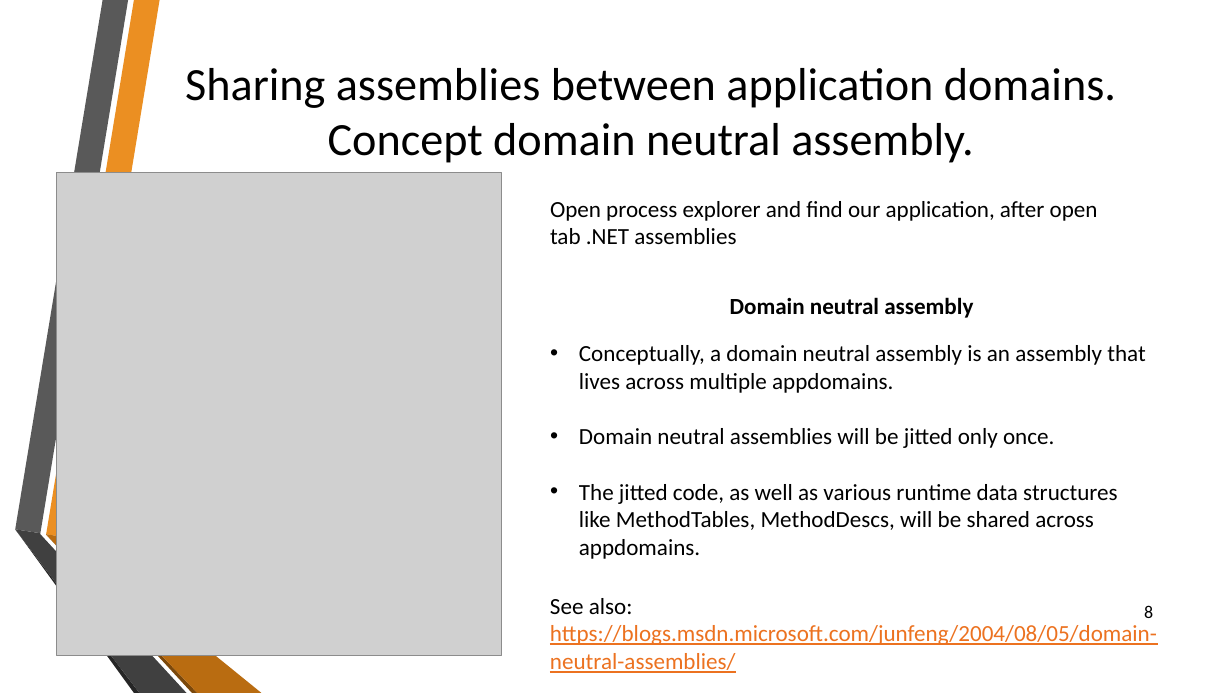
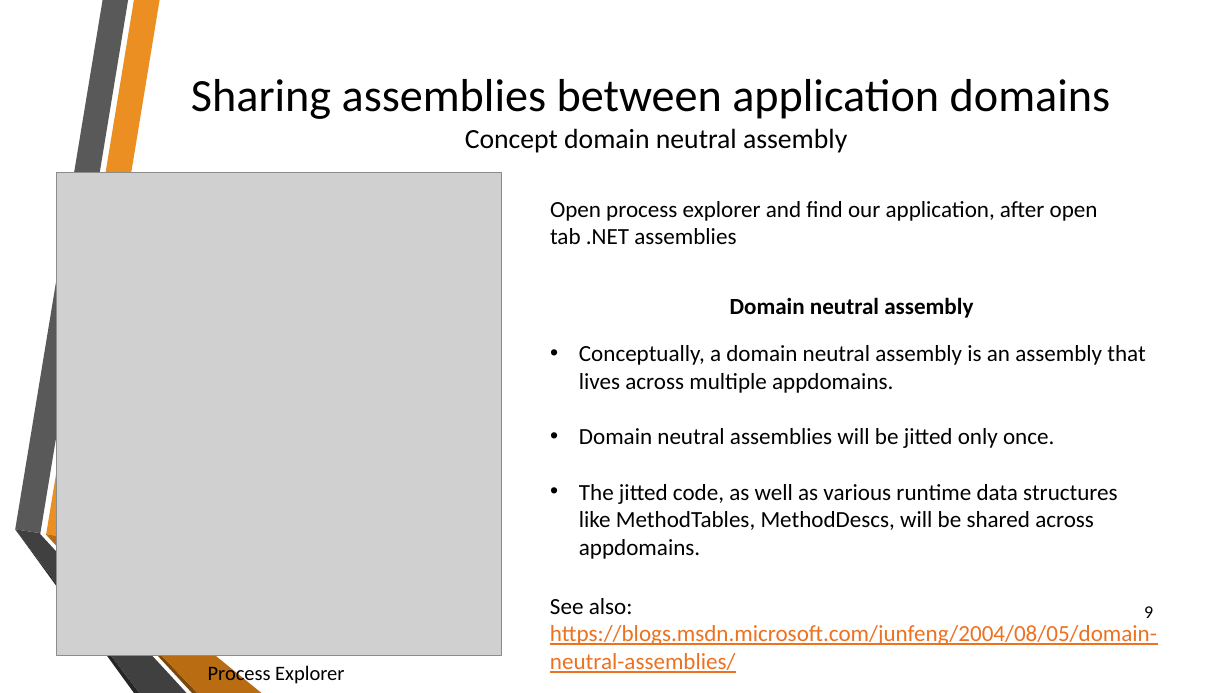
Before and after one commit to sflusov/IISSharingAssemblies, a slide deck: slide 9 of presentation/Sharing common assemblies.pptx (slide 8 before the commit). Drawn at 1232x693 pixels with LibreOffice and Linux fonts; fonts in the diff are those of the drawing; grey boxes stand for pictures; background and template pictures are left out. Boxes give left, top, right and bottom in pixels: in the first picture for what was removed or moved away, otherwise in the second. Text is boxed around its words. In the diff, an @@ line names an element or a change of style, - is before the commit and + after.

```diff
--- a/presentation/Sharing common assemblies.pptx
+++ b/presentation/Sharing common assemblies.pptx
@@ title at [191, 79, 1110, 153]: text changed @@
-Sharing assemblies between application domains.
-Concept domain neutral assembly.
+Sharing assemblies between application domains
+Concept domain neutral assembly
@@ page number at [1144, 606, 1153, 618]: text changed @@
-8
+9
@@ text added at [208, 663, 344, 686], 16 pt, text #000000 @@
+Process Explorer
```
Also in this commit, not shown: 4 other slides changed, 3 slides added, 1 slide removed.
